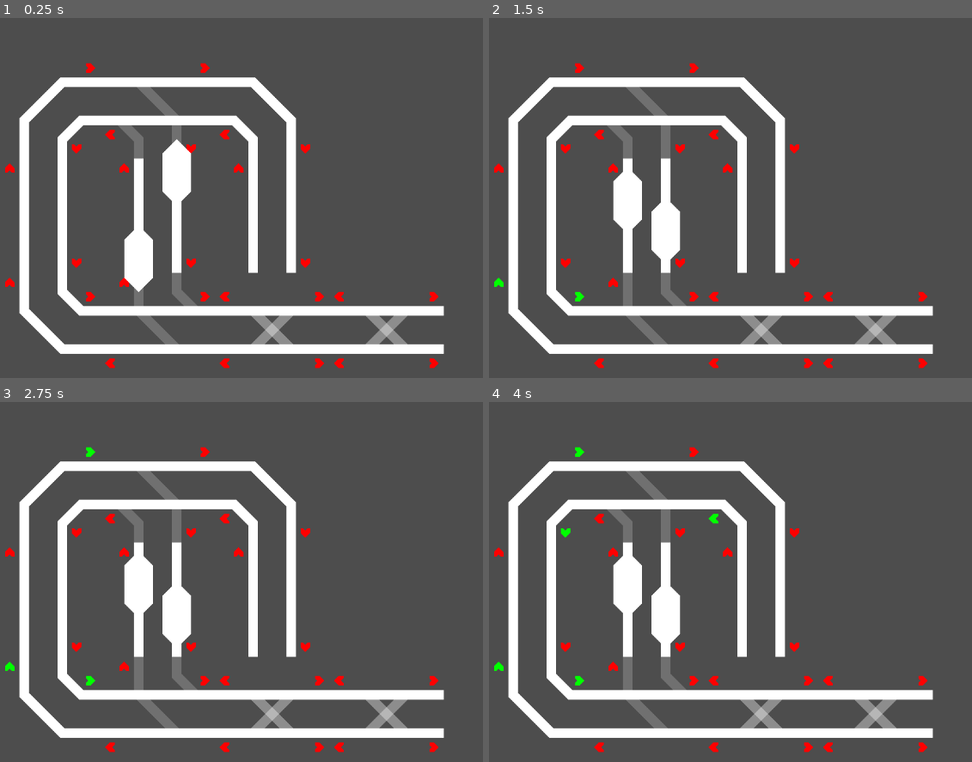
Above: before the commit, frames 1-4 (two rows, left to right).
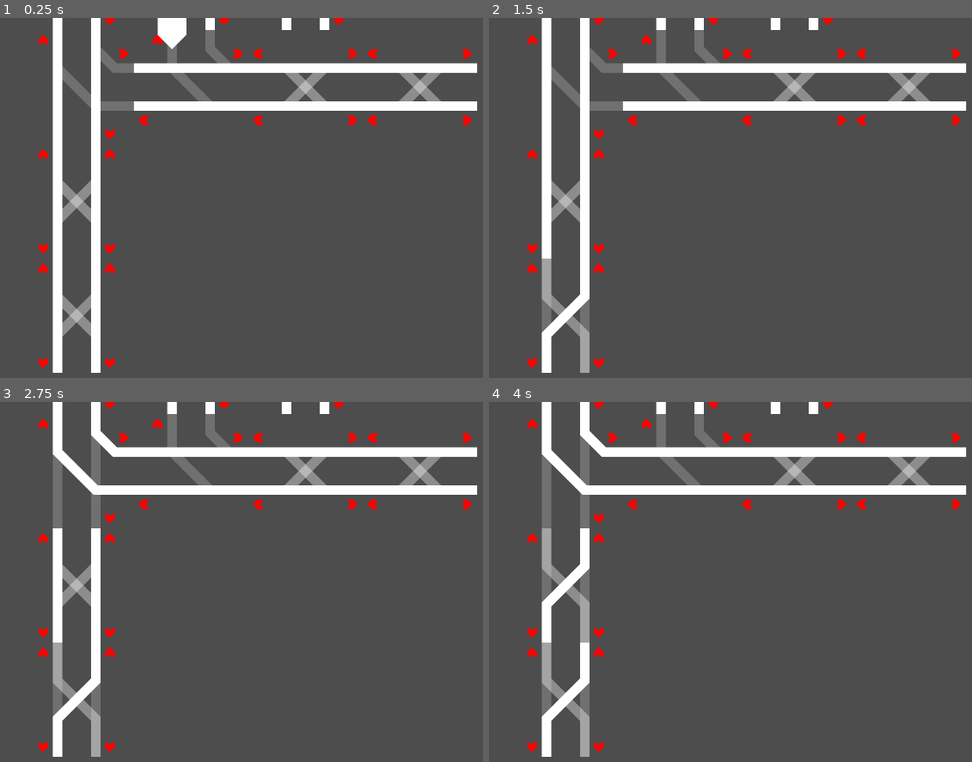
Above: after the commit, the same moments.

Repository: TurbogamesDev/signal-flow
Game: Godot game, scene res://Assets/Scenes/main.tscn
Two runs of this game, one before a commit and one after it. Both use one fixed random seed, a clock stepped at 60 frames per second and the inputs below.
Inputs (mouse positions are in pixels of both pictures, inside the frame that each line leads up to):
- Up to frame 1 (0.25 s): no input
- Up to frame 2 (1.5 s): move the mouse to (498, 280) at 0.52 s; click (498, 280) at 0.67 s; move the mouse to (580, 295) at 1.27 s; click (580, 295) at 1.42 s
- Up to frame 3 (2.75 s): tap Enter at 2 s; move the mouse to (91, 452) at 2.02 s; click (91, 452) at 2.17 s
- Up to frame 4 (4 s): tap Space at 2.75 s; move the mouse to (566, 531) at 2.77 s; click (566, 531) at 2.92 s; tap Enter at 3.5 s; move the mouse to (711, 517) at 3.52 s; click (711, 517) at 3.67 s

The runs differ from the first frame. In frame 1, 27% of the frame differs, in the area x 1-99%, y 0-99%; in frame 2, 27%; in frame 3, 27%; in frame 4, 27%.

Commit message:
Added vertical doublecrossover track segments

Diff:
--- a/Assets/Scenes/Track_Segments/Singular_Track_Segments/Lane_Changing_Track_Segments/_vertical_following_to_opposing_single_train_track_segment.tscn
+++ /dev/null
@@ -1,40 +0,0 @@
-[gd_scene load_steps=4 format=3 uid="uid://baekl3yos1b3n"]
-
-[ext_resource type="PackedScene" uid="uid://bhmfp1h05agj4" path="res://Assets/Scenes/Track_Segments/base_train_track_segment.tscn" id="1_rseer"]
-[ext_resource type="PackedScene" uid="uid://4iylqgc4sm16" path="res://Assets/Scenes/train_track_piece.tscn" id="2_ewioa"]
-[ext_resource type="PackedScene" uid="uid://bd54lagrdbynd" path="res://Assets/Scenes/signal.tscn" id="3_vrr50"]
-
-[node name="_Vertical_FollowingToOpposing_SingleTrainTrackSegment" node_paths=PackedStringArray("exitDirectionToNextTrainTrackSegmentMap", "entryDirectionToTrainTrackPieceMap", "trainTrackPieces") instance=ExtResource("1_rseer")]
-directionMap = Dictionary[int, int]({
-2: 6,
-3: 7
-})
-exitDirectionToNextTrainTrackSegmentMap = {
-6: null,
-7: null
-}
-entryDirectionToTrainTrackPieceMap = {
-2: NodePath("TrainTrackPieces/TrainTrackPiece_1"),
-3: NodePath("TrainTrackPieces/TrainTrackPiece_2")
-}
-trainTrackPieces = [NodePath("TrainTrackPieces/TrainTrackPiece_1"), NodePath("TrainTrackPieces/TrainTrackPiece_2")]
-
-[node name="TrainTrackPiece_1" parent="TrainTrackPieces" index="0" node_paths=PackedStringArray("trainSignal") instance=ExtResource("2_ewioa")]
-position = Vector2(0, 64)
-points = PackedVector2Array(0, -64, 64, -64, 128, 0, 192, 0)
-trainSignal = NodePath("../../Signals/Signal_1")
-
-[node name="TrainTrackPiece_2" parent="TrainTrackPieces" index="1" node_paths=PackedStringArray("trainSignal") instance=ExtResource("2_ewioa")]
-position = Vector2(192, 0)
-rotation = -3.1415927
-points = PackedVector2Array(1.5258789e-05, -64, 64.00001, -64, 128, 7.6293945e-06, 192, 1.5258789e-05)
-trainSignal = NodePath("../../Signals/Signal_2")
-
-[node name="Signal_1" parent="Signals" index="0" instance=ExtResource("3_vrr50")]
-position = Vector2(176, 88)
-direction = 6
-
-[node name="Signal_2" parent="Signals" index="1" instance=ExtResource("3_vrr50")]
-position = Vector2(16, -24)
-rotation = 3.1415927
-direction = 7
--- /dev/null
+++ b/Assets/Scenes/Track_Segments/Singular_Track_Segments/Lane_Changing_Track_Segments/vertical_following_to_opposing_single_train_track_segment.tscn
@@ -0,0 +1,48 @@
+[gd_scene load_steps=4 format=3 uid="uid://baekl3yos1b3n"]
+
+[ext_resource type="PackedScene" uid="uid://bhmfp1h05agj4" path="res://Assets/Scenes/Track_Segments/base_train_track_segment.tscn" id="1_6u3cr"]
+[ext_resource type="PackedScene" uid="uid://4iylqgc4sm16" path="res://Assets/Scenes/train_track_piece.tscn" id="2_f54hu"]
+[ext_resource type="PackedScene" uid="uid://bd54lagrdbynd" path="res://Assets/Scenes/signal.tscn" id="3_x5vtq"]
+
+[node name="Vertical_FollowingToOpposing_SingleTrainTrackSegment" node_paths=PackedStringArray("exitDirectionToNextTrainTrackSegmentMap", "entryDirectionToTrainTrackPieceMap", "trainTrackPieces") instance=ExtResource("1_6u3cr")]
+directionMap = Dictionary[int, int]({
+0: 4,
+1: 5
+})
+exitDirectionToNextTrainTrackSegmentMap = {
+4: null,
+5: null
+}
+entryDirectionToTrainTrackPieceMap = {
+0: NodePath("TrainTrackPieces/TrainTrackPiece_2"),
+1: NodePath("TrainTrackPieces/TrainTrackPiece_1")
+}
+trainTrackPieces = [NodePath("TrainTrackPieces/TrainTrackPiece_1"), NodePath("TrainTrackPieces/TrainTrackPiece_2")]
+
+[node name="TrainTrackPieces" parent="." index="0"]
+position = Vector2(64, 0)
+rotation = 1.5707964
+
+[node name="TrainTrackPiece_1" parent="TrainTrackPieces" index="0" node_paths=PackedStringArray("trainSignal") instance=ExtResource("2_f54hu")]
+position = Vector2(3.33786e-06, 64)
+points = PackedVector2Array(0, -64, 64, -64, 128, 0, 192, 0)
+trainSignal = NodePath("../../Signals/Signal_1")
+
+[node name="TrainTrackPiece_2" parent="TrainTrackPieces" index="1" node_paths=PackedStringArray("trainSignal") instance=ExtResource("2_f54hu")]
+position = Vector2(192, 0)
+rotation = -3.1415927
+points = PackedVector2Array(1.5258789e-05, -64, 64.00001, -64, 128, 7.6293945e-06, 192, 1.5258789e-05)
+trainSignal = NodePath("../../Signals/Signal_2")
+
+[node name="Signals" parent="." index="1"]
+position = Vector2(64, 0)
+rotation = 1.5707964
+
+[node name="Signal_1" parent="Signals" index="0" instance=ExtResource("3_x5vtq")]
+position = Vector2(176, 88)
+direction = 5
+
+[node name="Signal_2" parent="Signals" index="1" instance=ExtResource("3_x5vtq")]
+position = Vector2(16, -24)
+rotation = 3.1415927
+direction = 4
--- a/Assets/Scenes/Track_Segments/Singular_Track_Segments/Lane_Changing_Track_Segments/_vertical_opposing_to_following_single_train_track_segment.tscn
+++ b/Assets/Scenes/Track_Segments/Singular_Track_Segments/Lane_Changing_Track_Segments/vertical_opposing_to_following_single_train_track_segment.tscn
@@ -4,20 +4,24 @@
 [ext_resource type="PackedScene" uid="uid://4iylqgc4sm16" path="res://Assets/Scenes/train_track_piece.tscn" id="2_q3b7x"]
 [ext_resource type="PackedScene" uid="uid://bd54lagrdbynd" path="res://Assets/Scenes/signal.tscn" id="3_2eosk"]
 
-[node name="Horizontal_OpposingToFollowing_SingleTrainTrackSegment" node_paths=PackedStringArray("exitDirectionToNextTrainTrackSegmentMap", "entryDirectionToTrainTrackPieceMap", "trainTrackPieces") instance=ExtResource("1_0jye5")]
+[node name="Vertical_OpposingToFollowing_SingleTrainTrackSegment" node_paths=PackedStringArray("exitDirectionToNextTrainTrackSegmentMap", "entryDirectionToTrainTrackPieceMap", "trainTrackPieces") instance=ExtResource("1_0jye5")]
 directionMap = Dictionary[int, int]({
-6: 2,
-7: 3
+4: 0,
+5: 1
 })
 exitDirectionToNextTrainTrackSegmentMap = {
-2: null,
-3: null
+0: null,
+1: null
 }
 entryDirectionToTrainTrackPieceMap = {
-6: NodePath("TrainTrackPieces/TrainTrackPiece_1"),
-7: NodePath("TrainTrackPieces/TrainTrackPiece_2")
+4: NodePath("TrainTrackPieces/TrainTrackPiece_1"),
+5: NodePath("TrainTrackPieces/TrainTrackPiece_2")
 }
 trainTrackPieces = [NodePath("TrainTrackPieces/TrainTrackPiece_1"), NodePath("TrainTrackPieces/TrainTrackPiece_2")]
+
+[node name="TrainTrackPieces" parent="." index="0"]
+position = Vector2(0, 192)
+rotation = -1.5707964
 
 [node name="TrainTrackPiece_1" parent="TrainTrackPieces" index="0" node_paths=PackedStringArray("trainSignal") instance=ExtResource("2_q3b7x")]
 points = PackedVector2Array(0, 64, 64, 64, 128, 0, 192, 0)
@@ -29,11 +33,14 @@
 points = PackedVector2Array(0, 64, 64, 64.00001, 128, 7.6293945e-06, 192, 1.5258789e-05)
 trainSignal = NodePath("../../Signals/Signal_2")
 
+[node name="Signals" parent="." index="1"]
+position = Vector2(0, 192)
+rotation = -1.5707964
+
 [node name="Signal_1" parent="Signals" index="0" instance=ExtResource("3_2eosk")]
 position = Vector2(176, -24)
-direction = 2
 
 [node name="Signal_2" parent="Signals" index="1" instance=ExtResource("3_2eosk")]
 position = Vector2(16, 88)
 rotation = -3.1415927
-direction = 3
+direction = 1
--- a/Assets/Scenes/Track_Segments/Switching_Track_Segments/Double_Crossover_Track_Segments/_vertical_double_crossover_switching_train_track_segment.tscn
+++ /dev/null
@@ -1,47 +0,0 @@
-[gd_scene load_steps=5 format=3 uid="uid://bgasxr7evrcb6"]
-
-[ext_resource type="PackedScene" uid="uid://jks56xlsixau" path="res://Assets/Scenes/Track_Segments/base_switching_train_track_segment.tscn" id="1_248db"]
-[ext_resource type="PackedScene" uid="uid://uof2mkd5iamg" path="res://Assets/Scenes/Track_Segments/Regular_Track_Segments/Straight_Track_Segments/east_to_west_train_track_segment.tscn" id="2_xxuvw"]
-[ext_resource type="PackedScene" uid="uid://cm2i36frehr82" path="res://Assets/Scenes/Track_Segments/Singular_Track_Segments/Lane_Changing_Track_Segments/horizontal_following_to_opposing_single_train_track_segment.tscn" id="3_13fwu"]
-[ext_resource type="PackedScene" uid="uid://bap3qogtv2foq" path="res://Assets/Scenes/Track_Segments/Singular_Track_Segments/Lane_Changing_Track_Segments/horizontal_opposing_to_following_single_train_track_segment.tscn" id="4_38isa"]
-
-[node name="Horizontal_DoubleCrossover_SwitchingTrainTrackSegment" node_paths=PackedStringArray("trainTrackSegments", "exitDirectionToNextTrainTrackSegmentMap") instance=ExtResource("1_248db")]
-trainTrackSegments = [NodePath("TrainTrackSegments/EastToWest_TrainTrackSegment"), NodePath("TrainTrackSegments/Horizontal_FollowingToOpposing_SingleTrainTrackSegment"), NodePath("TrainTrackSegments/Horizontal_OpposingToFollowing_SingleTrainTrackSegment")]
-exitDirectionToNextTrainTrackSegmentMap = {
-2: null,
-3: null,
-6: null,
-7: null
-}
-
-[node name="EastToWest_TrainTrackSegment" parent="TrainTrackSegments" index="0" node_paths=PackedStringArray("exitDirectionToNextTrainTrackSegmentMap", "entryDirectionToTrainTrackPieceMap") instance=ExtResource("2_xxuvw")]
-exitDirectionToNextTrainTrackSegmentMap = {
-2: null,
-3: null
-}
-entryDirectionToTrainTrackPieceMap = {
-2: NodePath("TrainTrackPieces/TrainTrackPiece_1"),
-3: null
-}
-
-[node name="Horizontal_FollowingToOpposing_SingleTrainTrackSegment" parent="TrainTrackSegments" index="1" node_paths=PackedStringArray("exitDirectionToNextTrainTrackSegmentMap", "entryDirectionToTrainTrackPieceMap") instance=ExtResource("3_13fwu")]
-position = Vector2(0, 64)
-exitDirectionToNextTrainTrackSegmentMap = {
-6: null,
-7: null
-}
-entryDirectionToTrainTrackPieceMap = {
-2: NodePath("TrainTrackPieces/TrainTrackPiece_1"),
-3: NodePath("TrainTrackPieces/TrainTrackPiece_2")
-}
-
-[node name="Horizontal_OpposingToFollowing_SingleTrainTrackSegment" parent="TrainTrackSegments" index="2" node_paths=PackedStringArray("exitDirectionToNextTrainTrackSegmentMap", "entryDirectionToTrainTrackPieceMap") instance=ExtResource("4_38isa")]
-position = Vector2(0, 64)
-exitDirectionToNextTrainTrackSegmentMap = {
-2: null,
-3: null
-}
-entryDirectionToTrainTrackPieceMap = {
-6: NodePath("TrainTrackPieces/TrainTrackPiece_1"),
-7: NodePath("TrainTrackPieces/TrainTrackPiece_2")
-}
--- /dev/null
+++ b/Assets/Scenes/Track_Segments/Switching_Track_Segments/Double_Crossover_Track_Segments/vertical_double_crossover_switching_train_track_segment.tscn
@@ -0,0 +1,47 @@
+[gd_scene load_steps=5 format=3 uid="uid://bgasxr7evrcb6"]
+
+[ext_resource type="PackedScene" uid="uid://jks56xlsixau" path="res://Assets/Scenes/Track_Segments/base_switching_train_track_segment.tscn" id="1_248db"]
+[ext_resource type="PackedScene" uid="uid://tyj41evmy1c6" path="res://Assets/Scenes/Track_Segments/Regular_Track_Segments/Straight_Track_Segments/north_to_south_train_track_segment.tscn" id="2_248db"]
+[ext_resource type="PackedScene" uid="uid://baekl3yos1b3n" path="res://Assets/Scenes/Track_Segments/Singular_Track_Segments/Lane_Changing_Track_Segments/vertical_following_to_opposing_single_train_track_segment.tscn" id="3_xxuvw"]
+[ext_resource type="PackedScene" uid="uid://dx7tjkq41gmmd" path="res://Assets/Scenes/Track_Segments/Singular_Track_Segments/Lane_Changing_Track_Segments/vertical_opposing_to_following_single_train_track_segment.tscn" id="4_13fwu"]
+
+[node name="Vertical_DoubleCrossover_SwitchingTrainTrackSegment" node_paths=PackedStringArray("trainTrackSegments", "exitDirectionToNextTrainTrackSegmentMap") instance=ExtResource("1_248db")]
+trainTrackSegments = [NodePath("TrainTrackSegments/NorthToSouth_TrainTrackSegment"), NodePath("TrainTrackSegments/Vertical_FollowingToOpposing_SingleTrainTrackSegment"), NodePath("TrainTrackSegments/Vertical_OpposingToFollowing_SingleTrainTrackSegment")]
+exitDirectionToNextTrainTrackSegmentMap = {
+0: null,
+1: null,
+4: null,
+5: null
+}
+
+[node name="NorthToSouth_TrainTrackSegment" parent="TrainTrackSegments" index="0" node_paths=PackedStringArray("exitDirectionToNextTrainTrackSegmentMap", "entryDirectionToTrainTrackPieceMap") instance=ExtResource("2_248db")]
+exitDirectionToNextTrainTrackSegmentMap = {
+0: null,
+1: null
+}
+entryDirectionToTrainTrackPieceMap = {
+0: NodePath("TrainTrackPieces/TrainTrackPiece_1"),
+1: NodePath("TrainTrackPieces/TrainTrackPiece_2")
+}
+
+[node name="Vertical_FollowingToOpposing_SingleTrainTrackSegment" parent="TrainTrackSegments" index="1" node_paths=PackedStringArray("exitDirectionToNextTrainTrackSegmentMap", "entryDirectionToTrainTrackPieceMap") instance=ExtResource("3_xxuvw")]
+position = Vector2(64, 0)
+exitDirectionToNextTrainTrackSegmentMap = {
+4: null,
+5: null
+}
+entryDirectionToTrainTrackPieceMap = {
+0: NodePath("TrainTrackPieces/TrainTrackPiece_2"),
+1: NodePath("TrainTrackPieces/TrainTrackPiece_1")
+}
+
+[node name="Vertical_OpposingToFollowing_SingleTrainTrackSegment" parent="TrainTrackSegments" index="2" node_paths=PackedStringArray("exitDirectionToNextTrainTrackSegmentMap", "entryDirectionToTrainTrackPieceMap") instance=ExtResource("4_13fwu")]
+position = Vector2(64, 0)
+exitDirectionToNextTrainTrackSegmentMap = {
+0: null,
+1: null
+}
+entryDirectionToTrainTrackPieceMap = {
+4: NodePath("TrainTrackPieces/TrainTrackPiece_1"),
+5: NodePath("TrainTrackPieces/TrainTrackPiece_2")
+}
--- a/Assets/Scenes/main.tscn
+++ b/Assets/Scenes/main.tscn
@@ -1,17 +1,19 @@
-[gd_scene load_steps=9 format=3 uid="uid://fdrxtvto2fgg"]
+[gd_scene load_steps=10 format=3 uid="uid://fdrxtvto2fgg"]
 
 [ext_resource type="PackedScene" uid="uid://d0swi8sb81sqg" path="res://Assets/Scenes/train.tscn" id="2_qplxx"]
-[ext_resource type="PackedScene" uid="uid://cn4ir14rwfmv7" path="res://Assets/Scenes/Track_Segments/Regular_Track_Segments/Curved_Track_Segments/north_to_east_train_track_segment.tscn" id="3_guoxd"]
 [ext_resource type="PackedScene" uid="uid://cesm7sakpbvy4" path="res://Assets/Scenes/Track_Segments/Switching_Track_Segments/Two_Way_Track_Segments/east_to_west_and_south_to_west_switching_train_track_segment.tscn" id="4_guoxd"]
 [ext_resource type="PackedScene" uid="uid://tyj41evmy1c6" path="res://Assets/Scenes/Track_Segments/Regular_Track_Segments/Straight_Track_Segments/north_to_south_train_track_segment.tscn" id="4_rvsrt"]
 [ext_resource type="PackedScene" uid="uid://d0ys0kgu8rnk5" path="res://Assets/Scenes/Track_Segments/Regular_Track_Segments/Curved_Track_Segments/south_to_west_train_track_segment.tscn" id="6_acsc0"]
 [ext_resource type="PackedScene" uid="uid://fq2m6bta7b6w" path="res://Assets/Scenes/Track_Segments/Regular_Track_Segments/Curved_Track_Segments/south_to_east_train_track_segment.tscn" id="7_f8o6k"]
 [ext_resource type="PackedScene" uid="uid://d10b6gac1yc5p" path="res://Assets/Scenes/Track_Segments/Switching_Track_Segments/Double_Crossover_Track_Segments/horizontal_double_crossover_switching_train_track_segment.tscn" id="8_4357x"]
+[ext_resource type="PackedScene" uid="uid://baemw4xaftwpw" path="res://Assets/Scenes/Track_Segments/Switching_Track_Segments/Two_Way_Track_Segments/north_to_south_and_north_to_east_switching_train_track_segment.tscn" id="8_f1jyc"]
 [ext_resource type="PackedScene" uid="uid://3phhcmc23hhn" path="res://Assets/Scenes/Track_Segments/Switching_Track_Segments/Two_Way_Track_Segments/east_to_west_and_north_to_east_switching_train_track_segment.tscn" id="8_f8o6k"]
+[ext_resource type="PackedScene" uid="uid://bgasxr7evrcb6" path="res://Assets/Scenes/Track_Segments/Switching_Track_Segments/Double_Crossover_Track_Segments/vertical_double_crossover_switching_train_track_segment.tscn" id="9_4357x"]
 
 [node name="Main" type="Node2D"]
 
 [node name="Camera2D" type="Camera2D" parent="."]
+position = Vector2(-56, 408)
 
 [node name="Train" parent="." node_paths=PackedStringArray("currentTrainTrackSegment") instance=ExtResource("2_qplxx")]
 position = Vector2(-432, 0)
@@ -21,17 +23,6 @@
 [node name="Train2" parent="." node_paths=PackedStringArray("currentTrainTrackSegment") instance=ExtResource("2_qplxx")]
 position = Vector2(400, -8)
 currentTrainTrackSegment = NodePath("../2_NorthToSouth_TrainTrackSegment")
-
-[node name="NorthToEast_TrainTrackSegment" parent="." node_paths=PackedStringArray("exitDirectionToNextTrainTrackSegmentMap", "entryDirectionToTrainTrackPieceMap") instance=ExtResource("3_guoxd")]
-position = Vector2(-288, 104)
-exitDirectionToNextTrainTrackSegmentMap = {
-0: NodePath("../1_NorthToSouth_TrainTrackSegment2"),
-2: NodePath("../EastToWest_and_NorthToEast_SwitchingTrainTrackSegment")
-}
-entryDirectionToTrainTrackPieceMap = {
-1: NodePath("TrainTrackPieces/TrainTrackPiece_2"),
-3: NodePath("TrainTrackPieces/TrainTrackPiece_1")
-}
 
 [node name="SouthToEast_TrainTrackSegment" parent="." node_paths=PackedStringArray("exitDirectionToNextTrainTrackSegmentMap", "entryDirectionToTrainTrackPieceMap") instance=ExtResource("7_f8o6k")]
 position = Vector2(-288, -280)
@@ -89,7 +80,7 @@
 position = Vector2(-288, -88)
 exitDirectionToNextTrainTrackSegmentMap = {
 0: NodePath("../SouthToEast_TrainTrackSegment"),
-1: NodePath("../NorthToEast_TrainTrackSegment")
+1: NodePath("../NorthToSouth_and_NorthToEast_SwitchingTrainTrackSegment")
 }
 entryDirectionToTrainTrackPieceMap = {
 0: NodePath("TrainTrackPieces/TrainTrackPiece_1"),
@@ -119,5 +110,35 @@
 exitDirectionToNextTrainTrackSegmentMap = {
 0: null,
 2: NodePath("../1_Horizontal_DoubleCrossover_SwitchingTrainTrackSegment"),
-3: null
+3: NodePath("../NorthToSouth_and_NorthToEast_SwitchingTrainTrackSegment")
 }
+
+[node name="NorthToSouth_and_NorthToEast_SwitchingTrainTrackSegment" parent="." node_paths=PackedStringArray("exitDirectionToNextTrainTrackSegmentMap") instance=ExtResource("8_f1jyc")]
+position = Vector2(-288, 104)
+exitDirectionToNextTrainTrackSegmentMap = {
+0: null,
+1: NodePath("../1_Vertical_DoubleCrossover_SwitchingTrainTrackSegment"),
+2: null
+}
+
+[node name="1_Vertical_DoubleCrossover_SwitchingTrainTrackSegment" parent="." node_paths=PackedStringArray("exitDirectionToNextTrainTrackSegmentMap") instance=ExtResource("9_4357x")]
+position = Vector2(-288, 296)
+exitDirectionToNextTrainTrackSegmentMap = {
+0: null,
+1: NodePath("../2_Vertical_DoubleCrossover_SwitchingTrainTrackSegment"),
+4: null,
+5: NodePath("../2_Vertical_DoubleCrossover_SwitchingTrainTrackSegment")
+}
+
+[node name="2_Vertical_DoubleCrossover_SwitchingTrainTrackSegment" parent="." node_paths=PackedStringArray("exitDirectionToNextTrainTrackSegmentMap") instance=ExtResource("9_4357x")]
+position = Vector2(-288, 488)
+exitDirectionToNextTrainTrackSegmentMap = {
+0: null,
+1: null,
+2: null,
+3: null,
+4: null,
+5: null,
+6: null,
+7: null
+}
